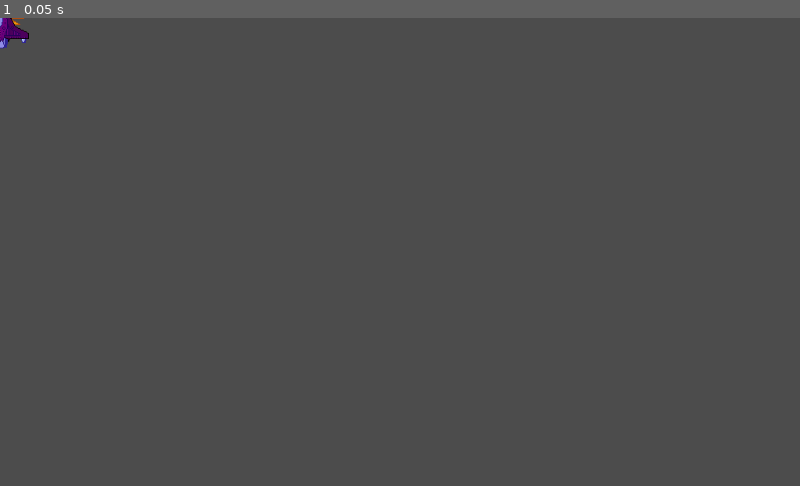
Above: before the commit, frame 1.
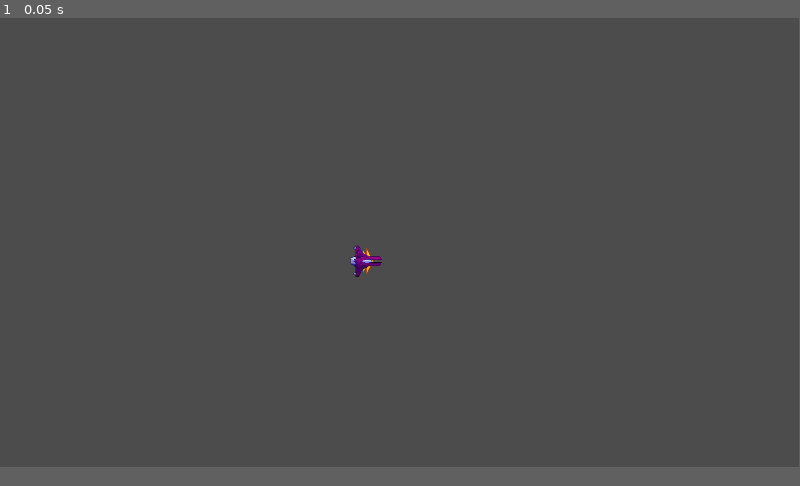
Above: after the commit, the same moment.

Repository: juanfran/space-hunters
Game: Godot game, scene res://space.tscn
The game is run twice, just before and just after one commit, with the same random seed, the same clock (stepped at 60 frames per second) and the same inputs.
Inputs:
- Up to frame 1 (0.05 s): no input
In our replay, the window is 800x468 before the commit and 799x449 after it. These sizes can differ from the game's own. Grey fills any space a smaller window leaves; there, only what the larger window draws over its background counts as a difference.

The runs differ from the first frame. In frame 1, 0.3% of the frame differs, in the area x 0-48%, y 0-56%.

Commit message:
test movement 1

Diff:
--- a/project.godot
+++ b/project.godot
@@ -19,6 +19,11 @@
 run/main_scene="res://space.tscn"
 config/icon="res://icon.png"
 
+[display]
+
+window/size/width=1920
+window/size/height=1080
+
 [rendering]
 
 environment/default_environment="res://default_env.tres"
--- a/ship.gd
+++ b/ship.gd
@@ -1,30 +1,77 @@
 extends KinematicBody2D
 
-var speed = 250
+var speed = 200
 var velocity = Vector2()
 var axis_value
 
 var JOYPAD_SENSITIVITY = 2
-const JOYPAD_DEADZONE = 0.15
+const JOYPAD_DEADZONE = 0.35
 
-var brake = false
-var brake_speed = 250
 
-var input_movement_vector = Vector2()
+var input_movement_vector = Vector2(0, 0)
+var last_speed = 0
+# x   y
+# -1, 0 left
+# +1, 0 right
+# 0, -1 top
+# 0, +1 bottom
 
 func _physics_process(delta):
-    var user_speed = Input.get_joy_axis(0, JOY_R2)
-    move_and_collide((speed * input_movement_vector) * delta)
+    if Input.get_connected_joypads().size() > 0:
+        var user_speed = Input.get_joy_axis(0, JOY_R2)
+
+#        input_movement_vector.x
+#        input_movement_vector.y
+        # self.transform.rotated()
+
+
+        if input_movement_vector.x != 0 and input_movement_vector.y != 0:
+            self.rotation = input_movement_vector.angle()
+
+        var direction = Vector2(cos(self.rotation), sin(self.rotation))
+        print(user_speed)
+
+        if user_speed - 0.1 < last_speed:
+            user_speed = last_speed - 0.025
+
+            if user_speed < 0:
+                user_speed = 0
+
+        last_speed = user_speed
+        move_and_collide(direction * user_speed * speed * delta)
+
+#        if input_movement_vector.x > 0:
+#            self.rotation = input_movement_vector.angle()
+#            # self.rotation_degrees = self.rotation_degrees + (100 * delta)
+#        elif input_movement_vector.x < 0:
+#            self.rotation = input_movement_vector.angle()
+            # self.rotation_degrees = self.rotation_degrees - (100 * delta)
+            #print(self.rotation_degrees)
+
+        # move_and_collide(((user_speed * 100) * Vector2(0, 0)).rotated(30) * delta)
+
+        # move_and_collide(Vector2(2, 0))
 
 func _input(event):
-    if Input.get_connected_joypads().size() > 0 && event is InputEventJoypadButton:
-        print("-----------")
-        print(event.button_index == JOY_R2)
-        print(Input.get_joy_axis(0, JOY_R2))
-        print(event.is_pressed())
+    if Input.get_connected_joypads().size() > 0:
+        var joypad_vec = Vector2(Input.get_joy_axis(0, 0), Input.get_joy_axis(0, 1))
 
-        if event.pressure > 0:
-            print("sdfsdf")
+        if joypad_vec.length() < JOYPAD_DEADZONE:
+            joypad_vec = Vector2(0, 0)
+        else:
+            joypad_vec = joypad_vec.normalized()
+
+        input_movement_vector = joypad_vec
+
+#func _input(event):
+#    if Input.get_connected_joypads().size() > 0 && event is InputEventJoypadButton:
+#        print("-----------")
+#        print(event.button_index == JOY_R2)
+#        print(Input.get_joy_axis(0, JOY_R2))
+#        print(event.is_pressed())
+#
+#        if event.pressure > 0:
+#            print("sdfsdf")
 
 # http://docs.godotengine.org/en/3.0/classes/class_input.html
 # https://docs.godotengine.org/en/2.1/classes/class_@global%20scope.html
--- a/ship.tscn
+++ b/ship.tscn
@@ -10,6 +10,7 @@
 script = ExtResource( 2 )
 
 [node name="Sprite" type="Sprite" parent="."]
+rotation = 1.5708
 texture = ExtResource( 1 )
 
 [node name="CollisionShape2D" type="CollisionShape2D" parent="."]
--- a/space.tscn
+++ b/space.tscn
@@ -5,3 +5,4 @@
 [node name="space" type="Node2D"]
 
 [node name="ship" parent="." instance=ExtResource( 1 )]
+position = Vector2( 881.386, 585.437 )
